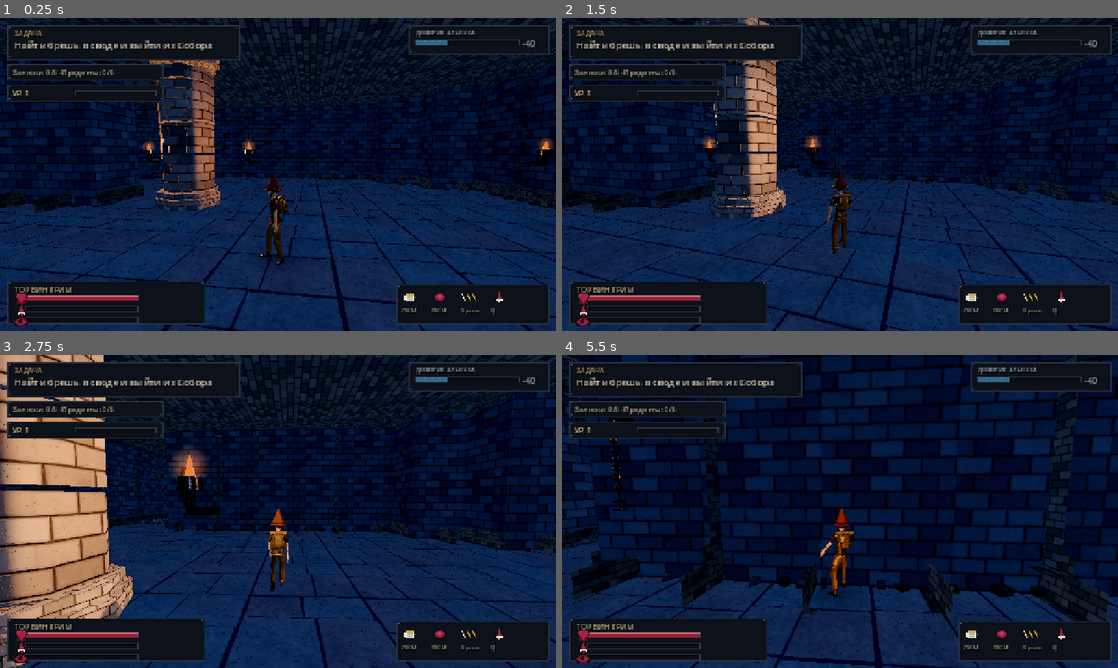
Above: before the commit, frames 1-4 (two rows, left to right).
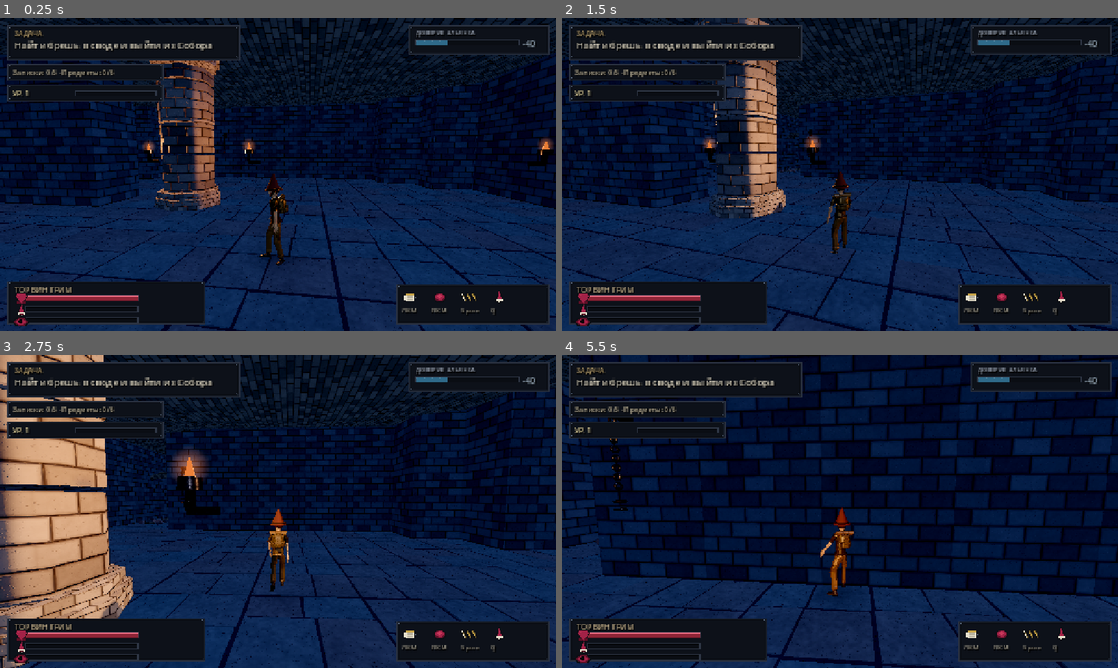
Above: after the commit, the same moments.

Repository: MikhailOznobikhin/raskol
Game: Godot game, scene res://scenes/level2.tscn
The game is run twice, just before and just after one commit, with the same random seed, the same clock (stepped at 60 frames per second) and the same inputs. This scene is started directly instead of the project's main scene.
Inputs (mouse positions are in pixels of both pictures, inside the frame that each line leads up to):
- Up to frame 1 (0.25 s): no input
- Up to frame 2 (1.5 s): tap Enter at 0.5 s; move the mouse to (867, 174) at 0.52 s; hold E (absorb) 0.53-1.28 s; hold W (move_up) from 0.53 s (still down); click (867, 174) at 0.67 s; move the mouse to (812, 174) at 1.27 s; click (812, 174) at 1.35 s
- Up to frame 3 (2.75 s): keep holding W (move_up); move the mouse to (289, 505) at 2.02 s; tap R (blood_nova) at 2.1 s
- Up to frame 4 (5.5 s): keep holding W (move_up); move the mouse to (834, 517) at 2.77 s; tap 1 (choice_1) at 2.85 s; click (834, 517) at 2.92 s; move the mouse to (878, 514) at 3.52 s; hold 2 (choice_2) 3.53-4.28 s; move the mouse to (795, 508) at 4.27 s; tap 3 (choice_3) at 4.35 s; move the mouse to (845, 511) at 5.02 s; hold Space (confirm) from 5.03 s (still down); click (845, 511) at 5.17 s

The runs differ from the first frame. In frame 1, 1.4% of the frame differs, in the area x 0-100%, y 10-63%; in frame 2, 1.5%; in frame 3, 1.0%; in frame 4, 5.2%, in the area x 0-99%, y 0-86%.

Commit message:
fix: убрать тонкие накладки стен и парящие ступени

Diff:
--- a/scripts/dungeon.gd
+++ b/scripts/dungeon.gd
@@ -59,7 +59,6 @@
 	_shapes()
 	_build_floor()
 	_build_walls()
-	_build_cladding()
 	_build_ceiling()
 	_build_ribs()
 	_build_piers()
@@ -580,80 +579,6 @@
 			Color(0.86 * shade + jitter, 0.87 * shade, 0.92 * shade - jitter))
 
 
-## Архитектурный рельеф граней стены: плинт, карниз, пилястр и каменная пыль
-## у пола. Мелкие блоки по всей плоскости читались как гофра поверх кирпичной
-## текстуры, поэтому рельеф редкий и крупный — он членит стену на прясла.
-func _build_cladding() -> void:
-	var faces: Array = []
-	for y in map_h:
-		for x in map_w:
-			if not grid[y][x] or pier[y][x]:
-				continue
-			for di in DIRS.size():
-				var dd: Vector2i = DIRS[di]
-				var ax: int = x + dd.x
-				var ay: int = y + dd.y
-				if not _in(ax, ay) or grid[ay][ax]:
-					continue
-				faces.append({"x": x, "y": y, "d": di, "h": ceil_h[ay][ax]})
-	var trim: Array = []
-	var chips: Array = []
-	var rng := RandomNumberGenerator.new()
-	rng.seed = 20240
-	for f0 in faces:
-		var f: Dictionary = f0
-		var d: Vector2i = DIRS[int(f["d"])]
-		var n3 := Vector3(d.x, 0.0, d.y)
-		var tg := Vector3(-n3.z, 0.0, n3.x)
-		var b0 := Basis(tg, Vector3.UP, n3)
-		var cx := (int(f["x"]) + 0.5) * T
-		var cz := (int(f["y"]) + 0.5) * T
-		var plane := Vector3(cx, 0.0, cz) + n3 * (T * 0.5)
-		var top: float = float(f["h"])
-		rng.seed = int(f["x"]) * 7919 + int(f["y"]) * 104729 + int(f["d"]) * 313
-		# плинт и карниз: без них стена — это параллелепипед, висящий в воздухе
-		trim.append({"t": Transform3D(b0.scaled(Vector3(T + 0.04, 0.52, 0.2)),
-			plane + n3 * 0.1 + Vector3(0, 0.26, 0)), "k": 0})
-		trim.append({"t": Transform3D(b0.scaled(Vector3(T + 0.04, 0.26, 0.24)),
-			plane + n3 * 0.13 + Vector3(0, top - 0.2, 0)), "k": 1})
-		# пилястр — на каждую третью клетку, чтобы длинная стена получила членение
-		if (int(f["x"]) * 7 + int(f["y"]) * 13) % 3 == 0:
-			var pw := 0.56
-			var pd := 0.2
-			trim.append({"t": Transform3D(b0.scaled(Vector3(pw, top - 1.0, pd)),
-				plane + n3 * (pd * 0.5 - 0.01) + Vector3(0, top * 0.5, 0)), "k": 2})
-			trim.append({"t": Transform3D(b0.scaled(Vector3(pw + 0.2, 0.34, pd + 0.12)),
-				plane + n3 * ((pd + 0.12) * 0.5 - 0.01) + Vector3(0, 0.67, 0)), "k": 0})
-			trim.append({"t": Transform3D(b0.scaled(Vector3(pw + 0.2, 0.3, pd + 0.12)),
-				plane + n3 * ((pd + 0.12) * 0.5 - 0.01) + Vector3(0, top - 0.62, 0)), "k": 1})
-		# у самого пола каменная пыль и осколки: прямая линия «стена-пол»
-		# разрушает геометрию быстрее, чем любая кладка
-		for i in 3:
-			var off := rng.randf_range(-0.85, 0.85)
-			var ch: float = rng.randf_range(0.08, 0.2)
-			chips.append({"t": Transform3D(
-				Basis(Vector3.UP, rng.randf_range(0.0, PI)).scaled(
-					Vector3(rng.randf_range(0.12, 0.3), ch, rng.randf_range(0.12, 0.3))),
-				plane + tg * off + n3 * rng.randf_range(0.02, 0.14)
-					+ Vector3(0, ch * 0.35, 0)), "c": rng.randf()})
-	if trim.is_empty():
-		return
-	var box := BoxMesh.new()
-	box.size = Vector3(1, 1, 1)
-	var tmm := _multimesh(box, trim.size(), mat_cap)
-	for i in trim.size():
-		var t: Dictionary = trim[i]
-		tmm.multimesh.set_instance_transform(i, t["t"])
-		var warm: float = 0.06 if int(t["k"]) == 0 else 0.0
-		tmm.multimesh.set_instance_color(i, Color(0.86 + warm, 0.84, 0.79 - warm))
-	var cmm := _multimesh(box, chips.size(), mat_wall, false)
-	for i in chips.size():
-		var c: Dictionary = chips[i]
-		cmm.multimesh.set_instance_transform(i, c["t"])
-		var s2: float = 0.6 + float(c["c"]) * 0.4
-		cmm.multimesh.set_instance_color(i, Color(s2 * 0.9, s2 * 0.88, s2 * 0.82))
-
-
 ## Каменные арки поперёк узких проходов: низкий плоский потолок — вторая
 ## половина «квадратности».
 func _build_ribs() -> void:
@@ -1347,8 +1272,14 @@
 			for i in 6:
 				_sphere(0.25 + randf() * 0.12, pos + Vector3(randf_range(-0.5, 0.5), 0.15, randf_range(-0.5, 0.5)), mat_dark)
 		"stairs":
+			# Сплошные ступени с подступенками: пять отдельных плит висели
+			# в воздухе и читались как тонкие листы бумаги.
 			for i in 5:
-				_box(Vector3(2.0, 0.22, 0.5), pos + Vector3(0, 0.11 + i * 0.22, -i * 0.5), mat_wall)
+				var top: float = 0.22 * float(i + 1)
+				_box(Vector3(2.0, top, 0.5),
+					pos + Vector3(0, top * 0.5, -i * 0.5), mat_wall)
+				_box(Vector3(2.04, 0.04, 0.54),
+					pos + Vector3(0, top + 0.02, -i * 0.5), mat_cap)
 		"banner":
 			_banner_prop(pos)
 		"arch":
--- a/scripts/level2_builder.gd
+++ b/scripts/level2_builder.gd
@@ -46,7 +46,6 @@
 	_shapes()
 	_build_floor()
 	_build_walls()
-	_build_cladding()
 	_build_ceiling()
 	_build_ribs()
 	_build_piers()
